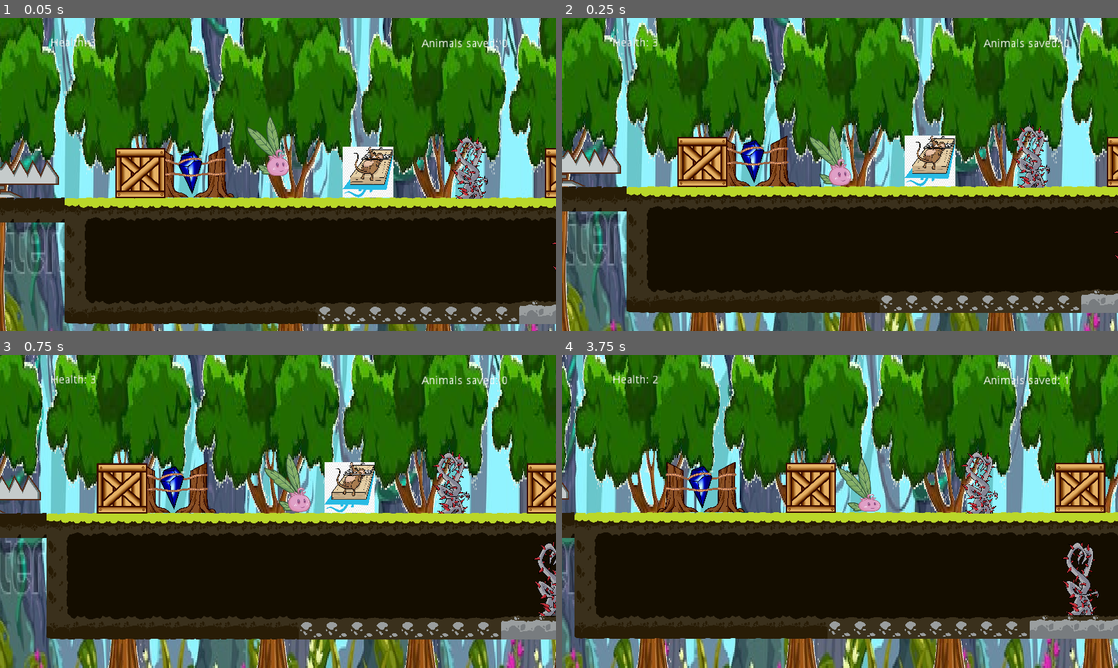
Above: before the commit, frames 1-4 (two rows, left to right).
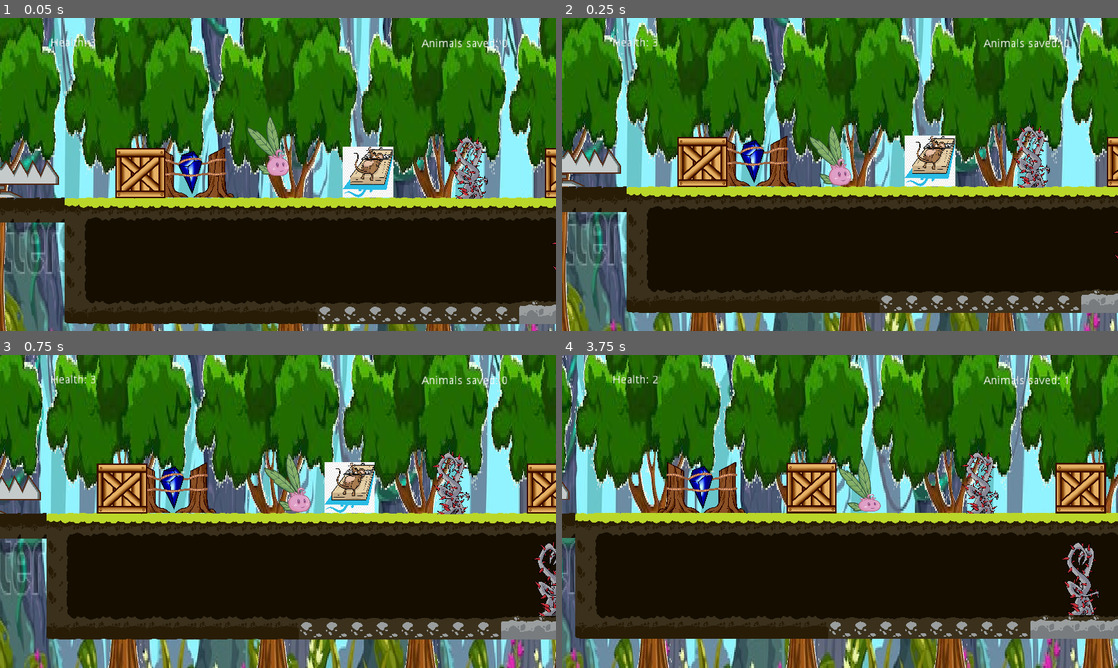
Above: after the commit, the same moments.

Repository: DamianKoch1/OnionsAdventure
Game: Godot game, scene res://Levels/Prototype 0.tscn
The game is run twice, just before and just after one commit, with the same random seed, the same clock (stepped at 60 frames per second) and the same inputs.
Inputs:
- Up to frame 1 (0.05 s): no input
- Up to frame 2 (0.25 s): no input
- Up to frame 3 (0.75 s): hold Right (ui_right) from 0.53 s (still down); tap E (push) at 0.6 s
- Up to frame 4 (3.75 s): tap Space (jump) at 0.77, 1.52, 3.02 s; tap E (push) every 0.75 s from 1.35 to 3.6 s; release Right (ui_right) at 2.03 s; hold Left (ui_left) 2.03-2.78 s; hold Right (ui_right) from 2.78 s (still down)

Frame 1 is identical in both runs. In frame 2, 0.6% of the frame differs, in the area x 0-100%, y 7-96%; in frame 3, 1.7%; in frame 4, 10%, in the area x 0-100%, y 0-100%.

Commit message:
player now has rectangle hitbox

Diff:
--- a/Levels/Prototype 0.tscn
+++ b/Levels/Prototype 0.tscn
@@ -73,7 +73,6 @@
 position = Vector2( 270.264, 226.72 )
 z_index = 5
 z_as_relative = false
-climbspeed = 200
 
 [node name="RayCast2D" parent="Onion" index="0"]
 
--- a/Objects/Box/Box.tscn
+++ b/Objects/Box/Box.tscn
@@ -81,8 +81,8 @@
 
 [node name="CollisionShape2D" type="CollisionShape2D" parent="StaticBody2D" index="0"]
 
-position = Vector2( 0, -27.1617 )
-scale = Vector2( 1, 0.156635 )
+position = Vector2( -0.211335, -26.8824 )
+scale = Vector2( 0.952449, 0.148654 )
 shape = SubResource( 2 )
 
 [node name="damageArea" type="Area2D" parent="." index="5"]
--- a/Player/Onion.tscn
+++ b/Player/Onion.tscn
@@ -13,11 +13,10 @@
 [ext_resource path="res://Player/OnionSprite/Onion_JumpUp.tres" type="Animation" id=11]
 [ext_resource path="res://Player/OnionSprite/Onion_Walk.tres" type="Animation" id=12]
 
-[sub_resource type="CapsuleShape2D" id=1]
+[sub_resource type="RectangleShape2D" id=1]
 
 custom_solver_bias = 0.0
-radius = 17.613
-height = 34.0682
+extents = Vector2( 16.1236, 20.6317 )
 
 [node name="Onion" type="KinematicBody2D"]
 
@@ -34,7 +33,7 @@
 movespeed = 250
 gravity = 20
 jumpheight = 450
-climbSpeed = 200
+climbspeed = 200
 health = 3
 
 [node name="RayCast2D" type="RayCast2D" parent="." index="0"]
@@ -47,8 +46,8 @@
 
 [node name="CollisionShape2D" type="CollisionShape2D" parent="." index="1"]
 
-position = Vector2( 0, -32.2171 )
-scale = Vector2( 1, 0.989124 )
+position = Vector2( 0, -27.2174 )
+scale = Vector2( 1, 1.44269 )
 shape = SubResource( 1 )
 _sections_unfolded = [ "Transform" ]
 
@@ -59,8 +58,8 @@
 
 [node name="OnionBody" type="Sprite" parent="Sprite" index="0"]
 
-position = Vector2( 0.50386, -18.941 )
-scale = Vector2( 0.5, 0.298058 )
+position = Vector2( 0.50386, -28.823 )
+scale = Vector2( 0.5, 0.450089 )
 z_index = 1
 texture = ExtResource( 2 )
 _sections_unfolded = [ "Z Index" ]
@@ -68,7 +67,7 @@
 [node name="OnionHair" type="Sprite" parent="Sprite/OnionBody" index="0"]
 
 position = Vector2( 7.13066, -40.2171 )
-rotation = 0.00358834
+rotation = -0.00372912
 scale = Vector2( 1, 1.01406 )
 texture = ExtResource( 3 )
 offset = Vector2( -2.05788, -20.5568 )
@@ -91,7 +90,7 @@
 
 [node name="OnionEarL" type="Sprite" parent="Sprite" index="1"]
 
-position = Vector2( 0.468691, -29.7288 )
+position = Vector2( 0.468681, -45.7288 )
 rotation = 0.282815
 scale = Vector2( 0.5, 0.5 )
 texture = ExtResource( 6 )
@@ -99,7 +98,7 @@
 
 [node name="OnionEarR" type="Sprite" parent="Sprite" index="2"]
 
-position = Vector2( -4.04999, -28.8692 )
+position = Vector2( -4.05003, -42.8692 )
 rotation = -0.572655
 scale = Vector2( 0.5, 0.5 )
 texture = ExtResource( 7 )
@@ -107,8 +106,8 @@
 
 [node name="OnionTail" type="Sprite" parent="Sprite" index="3"]
 
-position = Vector2( -18.3196, -6.67651 )
-rotation = -0.357424
+position = Vector2( -18.3196, -6.67652 )
+rotation = -0.140249
 scale = Vector2( 0.5, 0.5 )
 texture = ExtResource( 8 )
 offset = Vector2( -27.0576, -23.7384 )
